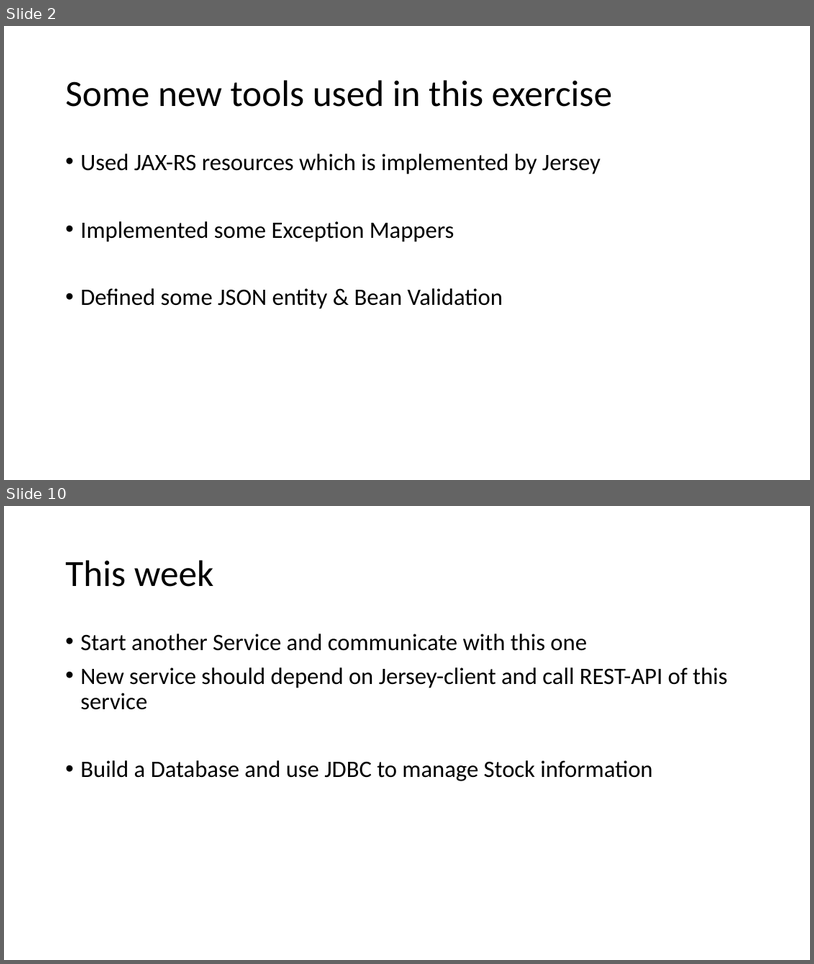
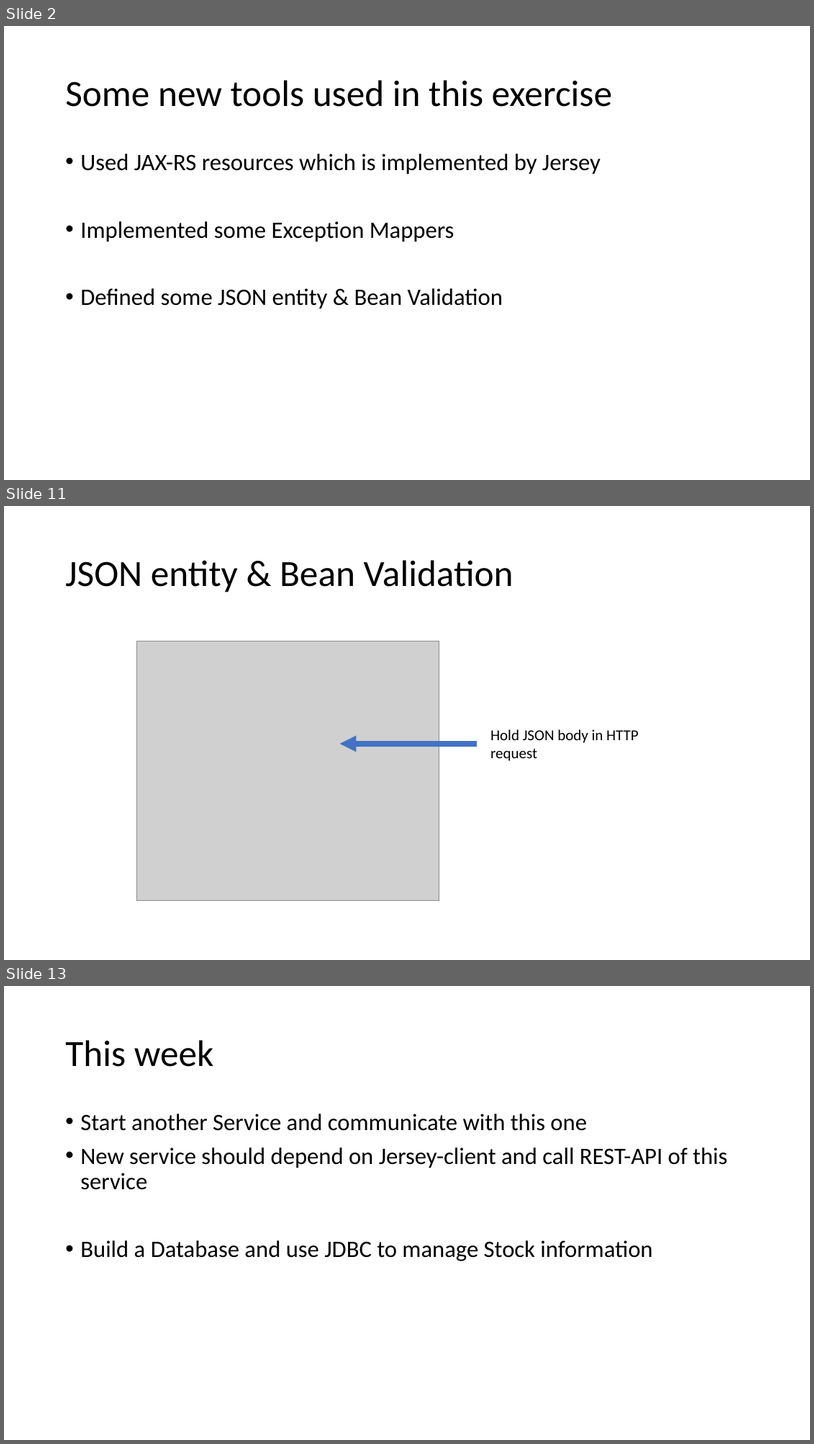
Before and after one commit to lxhq/StockExercise2, a slide deck: Demo_Week2.pptx. Shown one above the other, each under a label of ours: slides 2 and 10 before the commit, slides 2, 11 and 13 after it; the slides between them are not shown. The pictures are 814x964 and 814x1444 pixels, drawn with LibreOffice and Linux fonts; fonts in the diff are those of the drawing; grey boxes stand for pictures. Boxes give left, top, right and bottom in pixels: in the first picture for what was removed or moved away, otherwise in the second. Text is boxed around its words. In the diff, an @@ line names an element or a change of style, - is before the commit and + after.

```diff
--- a/Demo_Week2.pptx
+++ b/Demo_Week2.pptx
@@ slide 11 added at box(4, 506, 810, 960), background #FFFFFF @@
@@ title added at box(65, 560, 514, 592), 44 pt, text #000000 @@
+JSON entity & Bean Validation
@@ picture added at box(137, 641, 440, 900) @@
@@ text added at box(491, 729, 639, 761), 18 pt, text #000000 @@
+Hold JSON body in HTTP request
@@ arrow added from (477, 744) to (340, 744), #4472C4 6.5 pt @@
@@ what was slide 10 is now slide 13 @@
```
Also in this commit, not shown: 7 slides changed, 2 other slides added, 1 other file.
